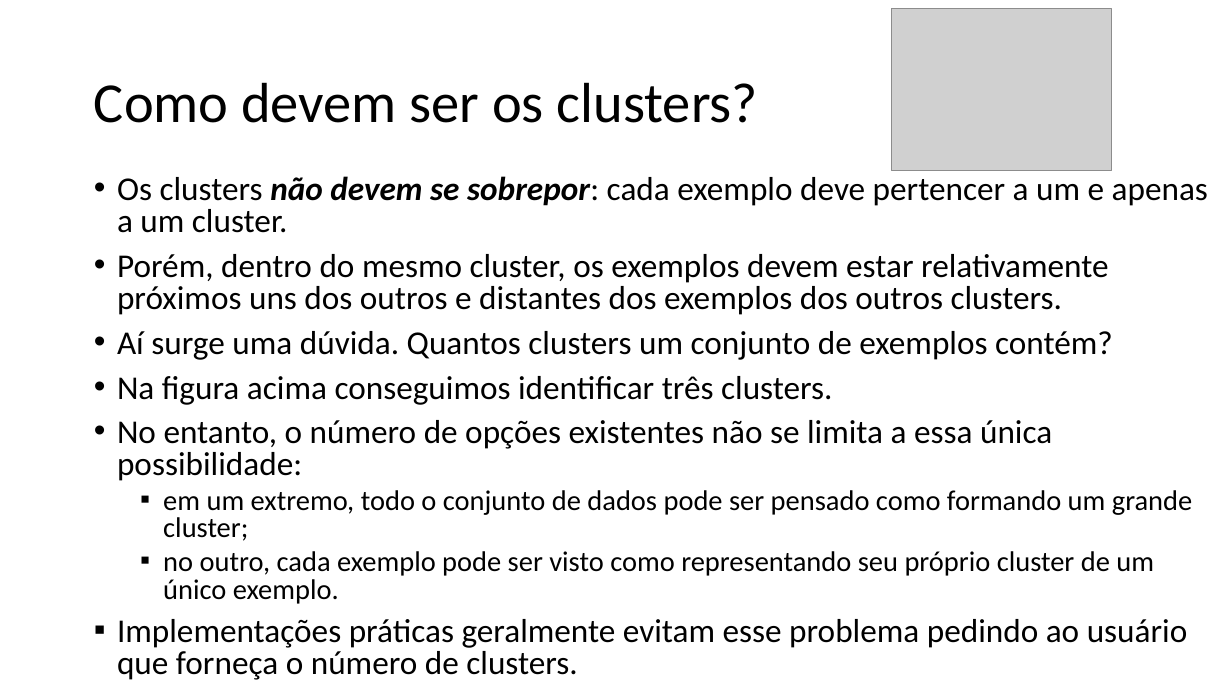
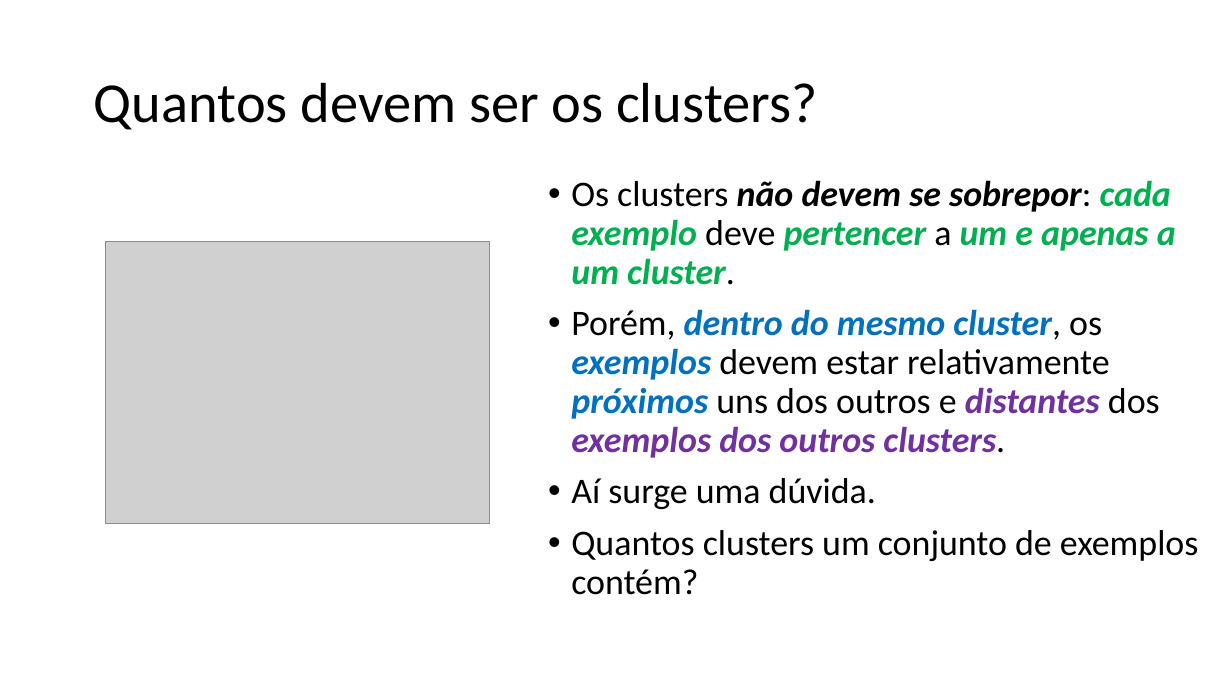
Before and after one commit to zz4fap/t320_aprendizado_de_maquina, a slide deck: slide 9 of slides/T320_kMeans.pptx (slide 7 before the commit). Drawn at 1232x693 pixels with LibreOffice and Linux fonts; fonts in the diff are those of the drawing; grey boxes stand for pictures. Boxes give left, top, right and bottom in pixels: in the first picture for what was removed or moved away, otherwise in the second. Text is boxed around its words. In the diff, an @@ line names an element or a change of style, - is before the commit and + after.

Commit message:
update of slides

```diff
--- a/slides/T320_kMeans.pptx
+++ b/slides/T320_kMeans.pptx
@@ title at <box>94,82,817,130</box>: text changed @@
-Como devem ser os clusters?
+Quantos devem ser os clusters?
@@ text "Os clusters não devem se ...": place and size @@
-text "Os clusters não devem se ..." at <box>117,176,1208,680</box>
+text "Os clusters não devem se ..." at <box>571,180,1199,595</box>
@@ text at <box>571,180,1176,458</box>: size 25.9 to 28 pt in "Os clusters não devem se sobrepor: cada ...", "Porém, dentro do mesmo cluster, os exemplos ..."; text colour #000000 to #00B050 in "cada exemplo pertencer um e apenas a ..."; bold on, italic on in "cada exemplo pertencer um e apenas a ...", "dentro do mesmo cluster, exemplos próximos distantes ..."; text colour #000000 to #0070C0 in "dentro do mesmo cluster, exemplos próximos"; text colour #000000 to #7030A0 in "distantes exemplos dos outros clusters."; line spacing 0.8 to 0.9 @@
@@ picture: place and size @@
-picture at <box>892,8,1112,170</box>
+picture at <box>105,241,489,523</box>
@@ text at <box>571,478,1199,595</box>: text changed; size 25.9 to 28 pt @@
-• Aí surge uma dúvida. Quantos clusters um conjunto de exemplos contém?
-• Na figura acima conseguimos identificar três clusters.
-• No entanto, o número de opções existentes não se limita a essa única possibilidade:
-  ▪ em um extremo, todo o conjunto de dados pode ser pensado como formando um grande cluster;
-  ▪ no outro, cada exemplo pode ser visto como representando seu próprio cluster de um único exemplo.
-▪ Implementações práticas geralmente evitam esse problema pedindo ao usuário que forneça o número de clusters.
+• Aí surge uma dúvida.
+• Quantos clusters um conjunto de exemplos contém?
```
Also in this commit, not shown: 9 other slides changed, 5 slides added, 2 other files.
